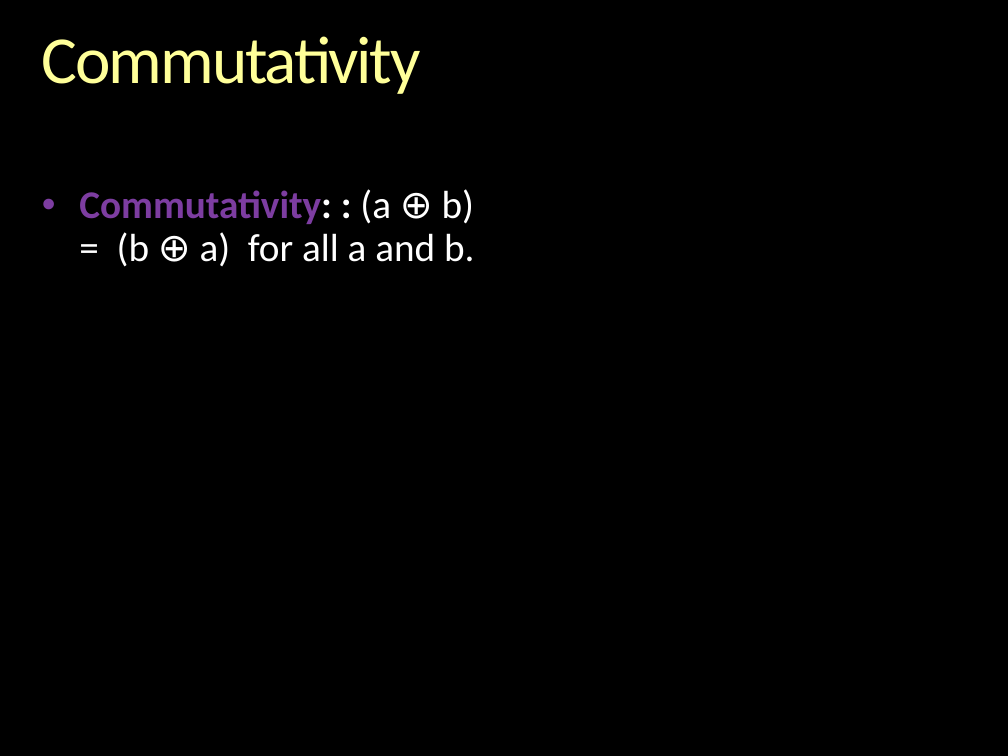
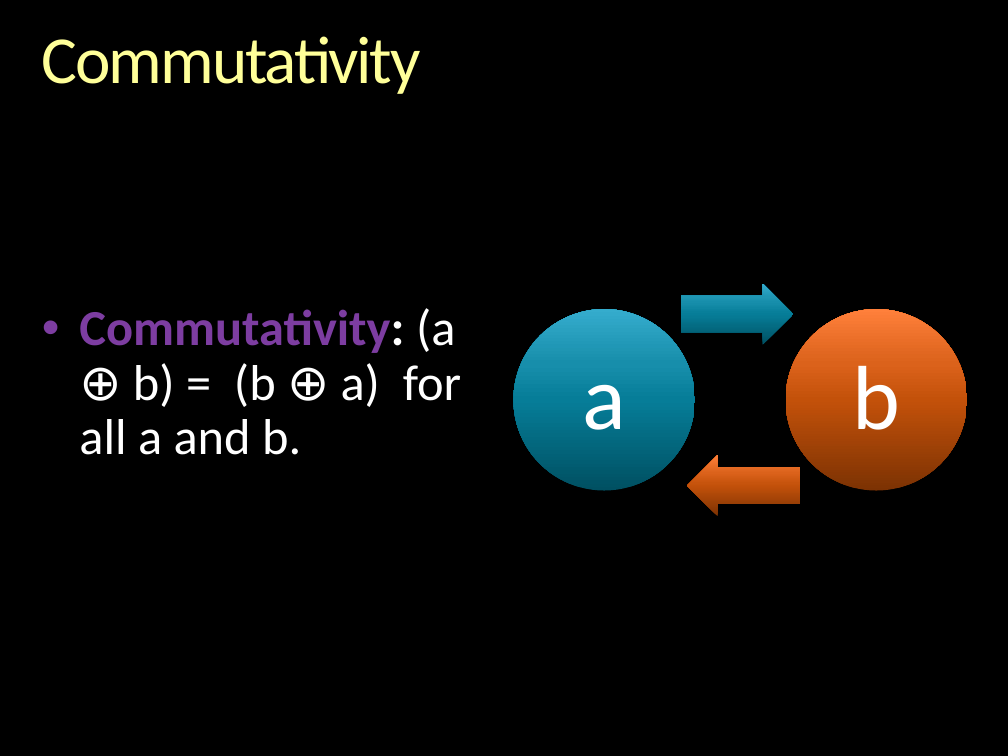
Before and after one commit to gcallah/indras_net, a slide deck: slide 17 of docs/ABMsAsAlgebraic.pptx. Drawn at 1008x756 pixels with LibreOffice and Linux fonts; fonts in the diff are those of the drawing; background and template pictures are left out. Boxes give left, top, right and bottom in pixels: in the first picture for what was removed or moved away, otherwise in the second. Text is boxed around its words. In the diff, an @@ line names an element or a change of style, - is before the commit and + after.

```diff
--- a/docs/ABMsAsAlgebraic.pptx
+++ b/docs/ABMsAsAlgebraic.pptx
@@ text at (x1=79, y1=308, x2=461, y2=455): text changed; size 28 to 36 pt @@
-• Commutativity: : (a ⊕ b) = (b ⊕ a) for all a and b.
+• Commutativity: (a ⊕ b) = (b ⊕ a) for all a and b.
@@ group added at (x1=513, y1=283, x2=967, y2=516): 2 ellipses, 2 texts, 2 right arrows @@
+a
+b
```
Also in this commit, not shown: 4 other slides changed, 8 slides added, 1 other file.
